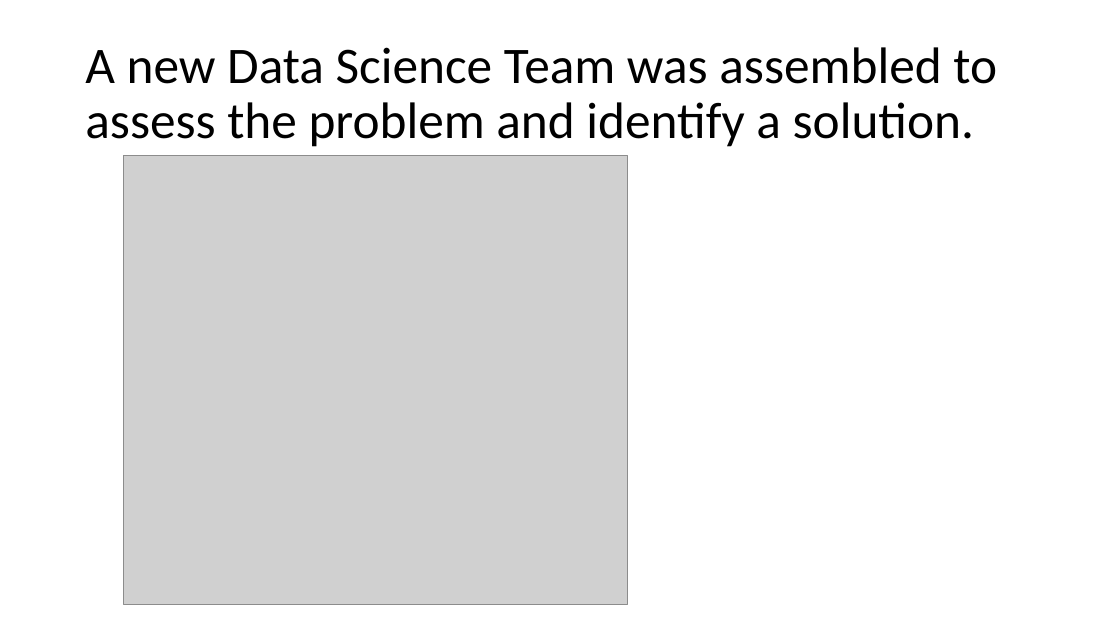
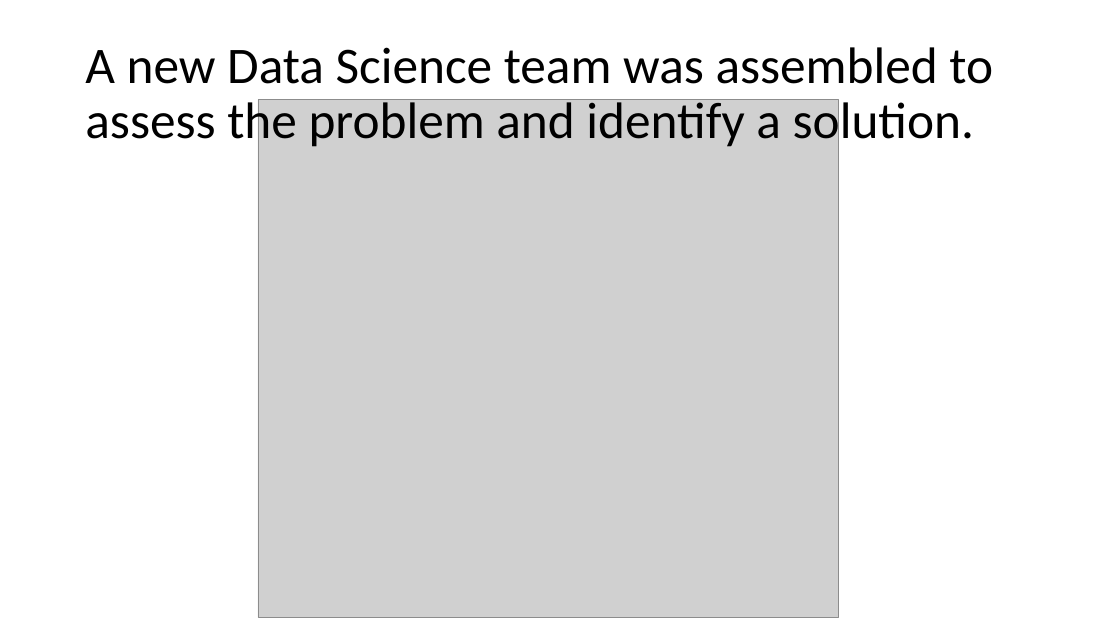
Before and after one commit to adanque/DSC640, a slide deck: slide 6 of Task5-VideoPresentation/Fictious Airways.pptx. Drawn at 1120x630 pixels with LibreOffice and Linux fonts; fonts in the diff are those of the drawing; grey boxes stand for pictures. Boxes give left, top, right and bottom in pixels: in the first picture for what was removed or moved away, otherwise in the second. Text is boxed around its words. In the diff, an @@ line names an element or a change of style, - is before the commit and + after.

```diff
--- a/Task5-VideoPresentation/Fictious Airways.pptx
+++ b/Task5-VideoPresentation/Fictious Airways.pptx
@@ title at (85,47,993,151): text changed @@
-A new Data Science Team was assembled to assess the problem and identify a solution.
+A new Data Science team was assembled to assess the problem and identify a solution.
@@ picture: place and size @@
-picture at (124,155,628,605)
+picture at (258,100,839,618)
```
Also in this commit, not shown: 16 other slides changed, 8 other files.
